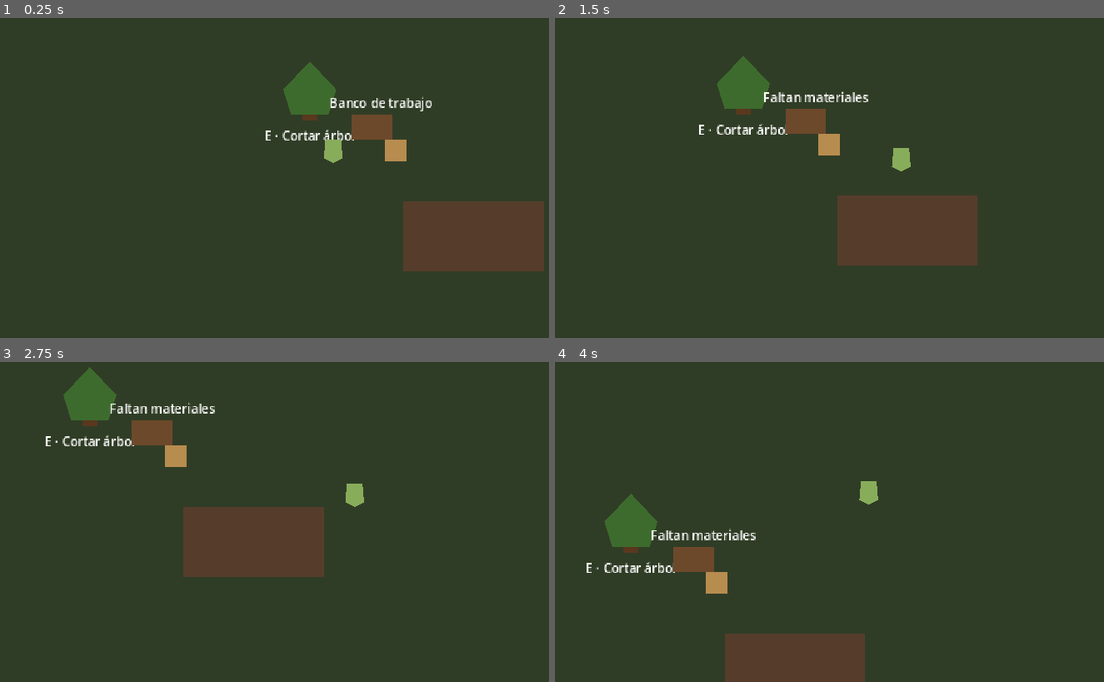
Above: before the commit, frames 1-4 (two rows, left to right).
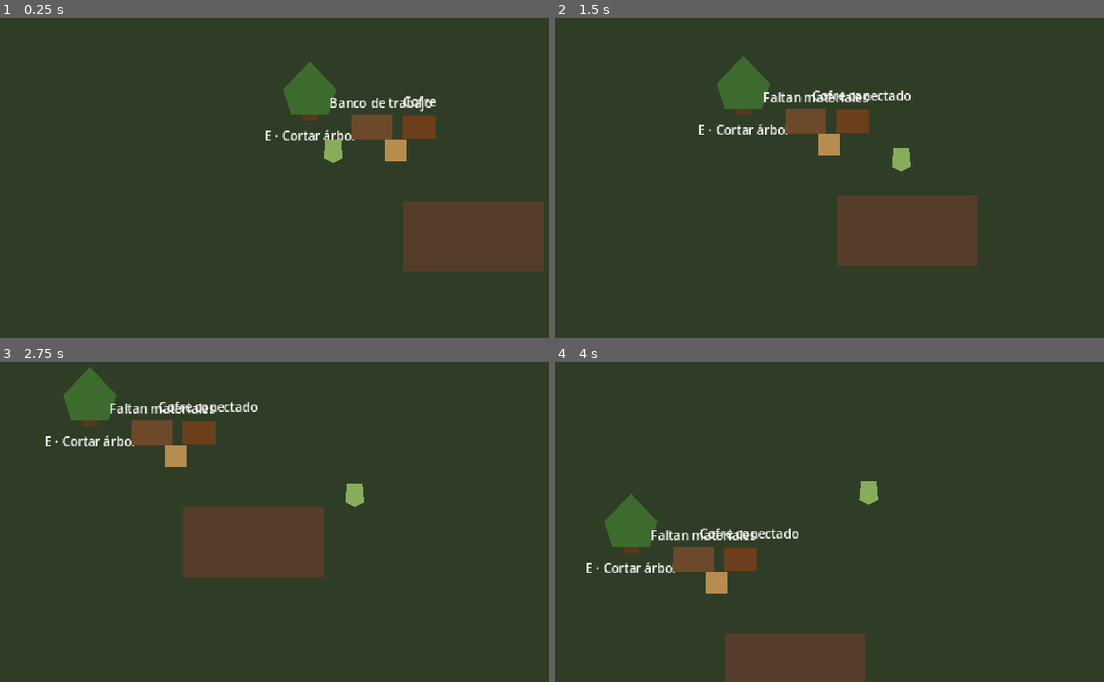
Above: after the commit, the same moments.

Repository: avarap/game1
Game: Godot game, scene res://main.tscn
The game is run twice, just before and just after one commit, with the same random seed, the same clock (stepped at 60 frames per second) and the same inputs.
Inputs:
- Up to frame 1 (0.25 s): no input
- Up to frame 2 (1.5 s): tap Enter at 0.5 s; hold D (move_right) 0.53-1.28 s; hold E (interact) 0.53-1.28 s; hold S (move_down) from 1.28 s (still down); tap E (interact) at 1.35 s
- Up to frame 3 (2.75 s): release S (move_down) at 2.03 s; hold D (move_right) from 2.03 s (still down); hold E (interact) from 2.03 s (still down)
- Up to frame 4 (4 s): release D (move_right) at 2.78 s; release E (interact) at 2.78 s; hold W (move_up) 2.78-3.53 s; tap E (interact) at 2.85 s; hold A (move_left) from 3.53 s (still down); hold E (interact) from 3.53 s (still down)

The runs differ from the first frame. In frame 1, 0.5% of the frame differs, in the area x 73-80%, y 24-38%; in frame 2, 0.7%; in frame 3, 0.7%, in the area x 28-47%, y 12-26%; in frame 4, 0.7%.

Commit message:
feat: add storage network and chest

Diff:
--- a/systems/crafting/crafting_service.gd
+++ b/systems/crafting/crafting_service.gd
@@ -8,33 +8,34 @@
 const RESULT_INVENTORY_FULL: StringName = &"inventory_full"
 
 static func craft(recipe: RecipeData, station_id: StringName, inventory: InventoryModel) -> StringName:
-    if recipe == null or inventory == null or not recipe.is_valid():
+    if inventory == null:
+        return RESULT_INVALID_RECIPE
+    var network := StorageNetwork.new()
+    network.add_provider(StorageProvider.new(&"inventory", inventory))
+    return craft_with_storage(recipe, station_id, network)
+
+static func craft_with_storage(recipe: RecipeData, station_id: StringName, storage: StorageNetwork) -> StringName:
+    if recipe == null or storage == null or not recipe.is_valid():
         return RESULT_INVALID_RECIPE
     if recipe.station != station_id:
         return RESULT_WRONG_STATION
-    if not _has_inputs(recipe, inventory):
+    if not _has_inputs(recipe, storage):
         return RESULT_MISSING_INPUTS
 
-    var simulated := _clone_inventory(inventory)
+    var simulated := storage.clone_network()
     for ingredient in recipe.inputs:
-        simulated.remove_item(ingredient.item.id, ingredient.amount)
+        simulated.consume(ingredient.item.id, ingredient.amount)
     for ingredient in recipe.outputs:
-        var remainder: int = simulated.add_item(ingredient.item, ingredient.amount)
+        var remainder: int = simulated.deposit(ingredient.item, ingredient.amount)
         if remainder > 0:
             return RESULT_INVENTORY_FULL
 
-    inventory.capacity_slots = simulated.capacity_slots
-    inventory.stacks = simulated.stacks
+    if not storage.apply_from(simulated):
+        return RESULT_INVALID_RECIPE
     return RESULT_OK
 
-static func _has_inputs(recipe: RecipeData, inventory: InventoryModel) -> bool:
+static func _has_inputs(recipe: RecipeData, storage: StorageNetwork) -> bool:
     for ingredient in recipe.inputs:
-        if not inventory.has_item(ingredient.item.id, ingredient.amount):
+        if not storage.has_item(ingredient.item.id, ingredient.amount):
             return false
     return true
-
-static func _clone_inventory(source: InventoryModel) -> InventoryModel:
-    var copy := InventoryModel.new(source.capacity_slots)
-    for stack in source.stacks:
-        copy.add_item(stack.item, stack.amount)
-    return copy
--- /dev/null
+++ b/systems/storage/storage_network.gd
@@ -0,0 +1,67 @@
+class_name StorageNetwork
+extends RefCounted
+
+var providers: Array[StorageProvider] = []
+
+func add_provider(provider: StorageProvider) -> void:
+    if provider == null or not provider.is_valid():
+        return
+    providers.append(provider)
+
+func has_item(item_id: StringName, amount: int = 1) -> bool:
+    if amount <= 0:
+        return true
+    return get_available_amount(item_id) >= amount
+
+func get_available_amount(item_id: StringName) -> int:
+    var total: int = 0
+    for provider in providers:
+        total += provider.get_available_amount(item_id)
+    return total
+
+func consume(item_id: StringName, amount: int) -> int:
+    if amount <= 0:
+        return 0
+    if not has_item(item_id, amount):
+        return 0
+
+    var remaining: int = amount
+    for provider in providers:
+        var removed: int = provider.consume(item_id, remaining)
+        remaining -= removed
+        if remaining == 0:
+            break
+    return amount - remaining
+
+func deposit(item: ItemData, amount: int) -> int:
+    if amount <= 0:
+        return 0
+    var remaining: int = amount
+    for provider in providers:
+        remaining = provider.deposit(item, remaining)
+        if remaining == 0:
+            break
+    return remaining
+
+func find_sources(item_id: StringName) -> Array[StorageProvider]:
+    var sources: Array[StorageProvider] = []
+    for provider in providers:
+        if provider.get_available_amount(item_id) > 0:
+            sources.append(provider)
+    return sources
+
+func clone_network() -> StorageNetwork:
+    var copy := StorageNetwork.new()
+    for provider in providers:
+        copy.add_provider(provider.clone_provider())
+    return copy
+
+func apply_from(source: StorageNetwork) -> bool:
+    if source == null or source.providers.size() != providers.size():
+        return false
+    for index in range(providers.size()):
+        if providers[index].provider_id != source.providers[index].provider_id:
+            return false
+    for index in range(providers.size()):
+        providers[index].apply_from(source.providers[index])
+    return true
--- /dev/null
+++ b/systems/storage/storage_provider.gd
@@ -0,0 +1,47 @@
+class_name StorageProvider
+extends RefCounted
+
+var provider_id: StringName
+var inventory: InventoryModel
+
+func _init(p_provider_id: StringName, p_inventory: InventoryModel) -> void:
+    provider_id = p_provider_id
+    inventory = p_inventory
+
+func is_valid() -> bool:
+    return not provider_id.is_empty() and inventory != null
+
+func get_available_amount(item_id: StringName) -> int:
+    if inventory == null:
+        return 0
+    return inventory.count_item(item_id)
+
+func has_item(item_id: StringName, amount: int = 1) -> bool:
+    if inventory == null:
+        return amount <= 0
+    return inventory.has_item(item_id, amount)
+
+func consume(item_id: StringName, amount: int) -> int:
+    if inventory == null:
+        return 0
+    return inventory.remove_item(item_id, amount)
+
+func deposit(item: ItemData, amount: int) -> int:
+    if inventory == null:
+        return maxi(amount, 0)
+    return inventory.add_item(item, amount)
+
+func clone_provider() -> StorageProvider:
+    var cloned_inventory := InventoryModel.new(inventory.capacity_slots if inventory != null else 0)
+    if inventory != null:
+        for stack in inventory.stacks:
+            cloned_inventory.add_item(stack.item, stack.amount)
+    return StorageProvider.new(provider_id, cloned_inventory)
+
+func apply_from(source: StorageProvider) -> void:
+    if inventory == null or source == null or source.inventory == null:
+        return
+    inventory.capacity_slots = source.inventory.capacity_slots
+    inventory.clear()
+    for stack in source.inventory.stacks:
+        inventory.add_item(stack.item, stack.amount)
--- a/tests/run_tests.gd
+++ b/tests/run_tests.gd
@@ -9,6 +9,7 @@
     failures.append_array(TestItemsFoundation.run())
     failures.append_array(TestResourceLoop.run())
     failures.append_array(TestCraftingFoundation.run())
+    failures.append_array(TestStorageNetwork.run())
 
     if failures.is_empty():
         print("[TEST] All core tests passed")
--- /dev/null
+++ b/tests/test_storage_network.gd
@@ -0,0 +1,80 @@
+class_name TestStorageNetwork
+extends RefCounted
+
+static func run() -> Array[String]:
+    var failures: Array[String] = []
+    var recipe := load("res://data/recipes/wood_to_plank.tres") as RecipeData
+    var wood := load("res://data/items/wood.tres") as ItemData
+    if recipe == null or wood == null:
+        failures.append("StorageNetwork test data should load")
+        return failures
+
+    var player_inventory := InventoryModel.new(2)
+    var chest_inventory := InventoryModel.new(2)
+    player_inventory.add_item(wood, 1)
+    chest_inventory.add_item(wood, 1)
+
+    var network := StorageNetwork.new()
+    network.add_provider(StorageProvider.new(&"player", player_inventory))
+    network.add_provider(StorageProvider.new(&"chest", chest_inventory))
+
+    if not network.has_item(&"wood", 2) or network.get_available_amount(&"wood") != 2:
+        failures.append("StorageNetwork should aggregate item availability across providers")
+    if network.find_sources(&"wood").size() != 2:
+        failures.append("StorageNetwork should report all providers containing an item")
+
+    var result := CraftingService.craft_with_storage(recipe, &"workbench", network)
+    if result != CraftingService.RESULT_OK:
+        failures.append("Crafting should consume inputs across compatible storage providers")
+    if player_inventory.count_item(&"wood") != 0 or chest_inventory.count_item(&"wood") != 0:
+        failures.append("Distributed crafting should consume wood from both providers")
+    if player_inventory.count_item(&"plank") != 1:
+        failures.append("Crafting output should deposit through StorageNetwork")
+
+    var insufficient_player := InventoryModel.new(2)
+    var insufficient_chest := InventoryModel.new(2)
+    insufficient_chest.add_item(wood, 1)
+    var insufficient_network := StorageNetwork.new()
+    insufficient_network.add_provider(StorageProvider.new(&"player", insufficient_player))
+    insufficient_network.add_provider(StorageProvider.new(&"chest", insufficient_chest))
+    result = CraftingService.craft_with_storage(recipe, &"workbench", insufficient_network)
+    if result != CraftingService.RESULT_MISSING_INPUTS:
+        failures.append("Distributed crafting should reject missing aggregate inputs")
+    if insufficient_chest.count_item(&"wood") != 1:
+        failures.append("Rejected distributed crafting must not mutate providers")
+
+    var chest_scene := load("res://world/storage/storage_chest.tscn") as PackedScene
+    var player_scene := load("res://player/player.tscn") as PackedScene
+    var station_scene := load("res://world/buildings/workbench.tscn") as PackedScene
+    if chest_scene == null or player_scene == null or station_scene == null:
+        failures.append("Player, workbench and storage chest scenes should load")
+        return failures
+
+    var root := (Engine.get_main_loop() as SceneTree).root
+    var player := player_scene.instantiate() as PlayerController
+    var station := station_scene.instantiate() as CraftingStation
+    var chest := chest_scene.instantiate() as StorageChest
+    root.add_child(player)
+    root.add_child(station)
+    root.add_child(chest)
+
+    var actor_inventory := player.get_node("InventoryComponent") as InventoryComponent
+    var chest_component := chest.get_node("InventoryComponent") as InventoryComponent
+    actor_inventory.add_item(wood, 1)
+    chest_component.add_item(wood, 1)
+    station.interact(player)
+
+    if station.last_result != CraftingService.RESULT_OK:
+        failures.append("Workbench should discover compatible storage providers by abstraction")
+    if actor_inventory.count_item(&"plank") != 1:
+        failures.append("Workbench should deposit output through its discovered StorageNetwork")
+    if chest_component.count_item(&"wood") != 0:
+        failures.append("Workbench should consume required input from compatible chest storage")
+
+    root.remove_child(chest)
+    root.remove_child(station)
+    root.remove_child(player)
+    chest.free()
+    station.free()
+    player.free()
+    return failures
--- a/world/buildings/crafting_station.gd
+++ b/world/buildings/crafting_station.gd
@@ -16,7 +16,9 @@
         _set_result(&"insufficient_energy")
         return
 
-    var result := CraftingService.craft(recipe, station_id, inventory.model)
+    inventory._ensure_model()
+    var storage := _build_storage_network(actor, inventory)
+    var result := CraftingService.craft_with_storage(recipe, station_id, storage)
     if result != CraftingService.RESULT_OK:
         _set_result(result)
         return
@@ -24,6 +26,22 @@
     energy.spend(recipe.energy_cost)
     inventory.inventory_changed.emit()
     _set_result(CraftingService.RESULT_OK)
+
+func _build_storage_network(actor: Node, inventory: InventoryComponent) -> StorageNetwork:
+    var storage := StorageNetwork.new()
+    storage.add_provider(StorageProvider.new(&"player", inventory.model))
+
+    var tree := get_tree()
+    if tree == null:
+        return storage
+
+    for node in tree.get_nodes_in_group("storage_provider"):
+        if node == actor or not node.has_method("get_storage_provider"):
+            continue
+        var provider := node.call("get_storage_provider") as StorageProvider
+        if provider != null:
+            storage.add_provider(provider)
+    return storage
 
 func _set_result(result: StringName) -> void:
     last_result = result
@@ -36,7 +54,7 @@
         CraftingService.RESULT_MISSING_INPUTS:
             label.text = "Faltan materiales"
         CraftingService.RESULT_INVENTORY_FULL:
-            label.text = "Inventario lleno"
+            label.text = "Almacenamiento lleno"
         &"insufficient_energy":
             label.text = "Sin energía suficiente"
         _:
--- /dev/null
+++ b/world/storage/storage_chest.gd
@@ -0,0 +1,16 @@
+class_name StorageChest
+extends Interactable
+
+@export var provider_id: StringName = &"chest"
+
+func get_storage_provider() -> StorageProvider:
+    var inventory := get_node_or_null("InventoryComponent") as InventoryComponent
+    if inventory == null:
+        return null
+    inventory._ensure_model()
+    return StorageProvider.new(provider_id, inventory.model)
+
+func _on_interact(_actor: Node) -> void:
+    var label := get_node_or_null("FeedbackLabel") as Label
+    if label != null:
+        label.text = "Cofre conectado"
--- /dev/null
+++ b/world/storage/storage_chest.tscn
@@ -0,0 +1,31 @@
+[gd_scene load_steps=4 format=3]
+
+[ext_resource type="Script" path="res://world/storage/storage_chest.gd" id="1_chest"]
+[ext_resource type="Script" path="res://core/components/inventory_component.gd" id="2_inventory"]
+
+[sub_resource type="RectangleShape2D" id="Chest_shape"]
+size = Vector2(42, 30)
+
+[node name="StorageChest" type="Area2D" groups=["storage_provider"]]
+collision_layer = 2
+collision_mask = 0
+script = ExtResource("1_chest")
+
+[node name="Visual" type="Polygon2D" parent="."]
+polygon = PackedVector2Array(-21, -15, 21, -15, 21, 15, -21, 15)
+color = Color(0.42, 0.25, 0.11, 1)
+
+[node name="CollisionShape2D" type="CollisionShape2D" parent="."]
+shape = SubResource("Chest_shape")
+
+[node name="InventoryComponent" type="Node" parent="."]
+script = ExtResource("2_inventory")
+capacity_slots = 12
+
+[node name="FeedbackLabel" type="Label" parent="."]
+offset_left = -52.0
+offset_top = -44.0
+offset_right = 52.0
+offset_bottom = -20.0
+text = "Cofre"
+horizontal_alignment = 1
--- a/world/world.tscn
+++ b/world/world.tscn
@@ -1,9 +1,10 @@
-[gd_scene load_steps=9 format=3]
+[gd_scene load_steps=10 format=3]
 
 [ext_resource type="PackedScene" path="res://player/player.tscn" id="1_player"]
 [ext_resource type="Script" path="res://world/interactables/debug_sign.gd" id="2_sign"]
 [ext_resource type="PackedScene" path="res://world/resources/tree_resource.tscn" id="3_tree"]
 [ext_resource type="PackedScene" path="res://world/buildings/workbench.tscn" id="4_workbench"]
+[ext_resource type="PackedScene" path="res://world/storage/storage_chest.tscn" id="5_chest"]
 
 [sub_resource type="RectangleShape2D" id="Wall_horizontal"]
 size = Vector2(1600, 32)
@@ -33,6 +34,9 @@
 
 [node name="Workbench" parent="." instance=ExtResource("4_workbench")]
 position = Vector2(690, 330)
+
+[node name="StorageChest" parent="." instance=ExtResource("5_chest")]
+position = Vector2(750, 330)
 
 [node name="Boundaries" type="Node2D" parent="."]
 
